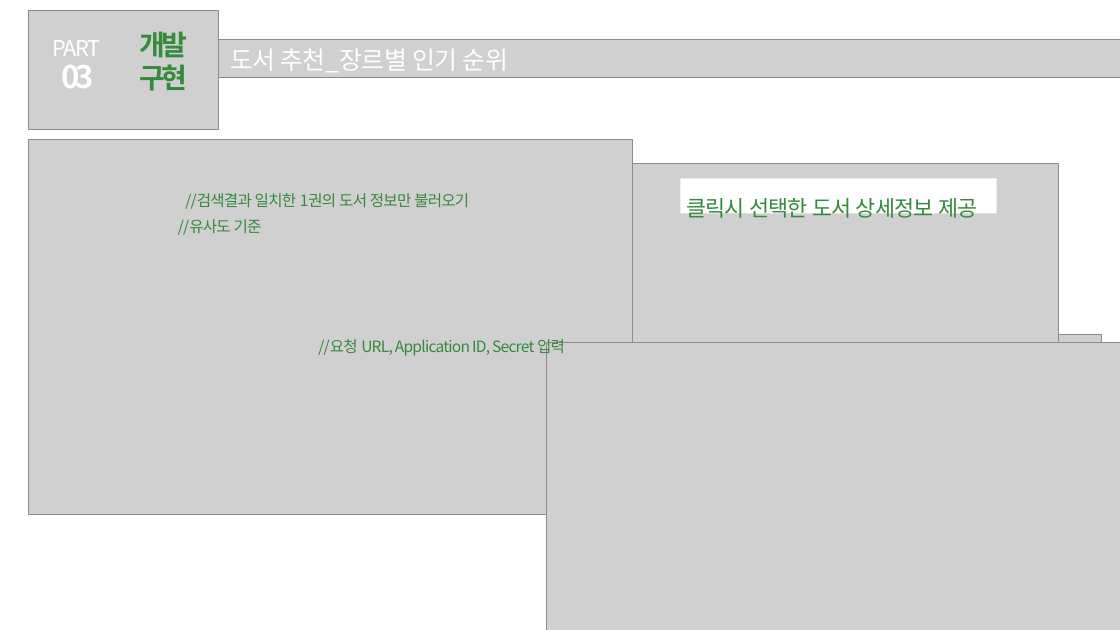
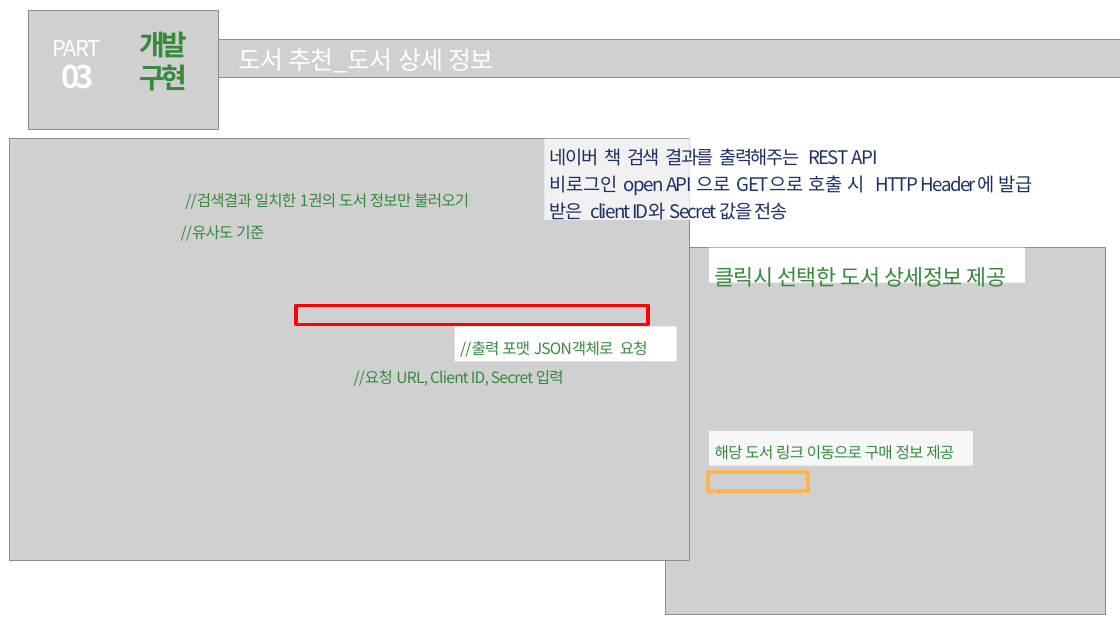
Before and after one commit to hanYijin/portfolio_2021, a slide deck: slide 10 of 공공도서관.pptx. Drawn at 1120x630 pixels with LibreOffice and Linux fonts; fonts in the diff are those of the drawing; grey boxes stand for pictures. Boxes give left, top, right and bottom in pixels: in the first picture for what was removed or moved away, otherwise in the second. Text is boxed around its words. In the diff, an @@ line names an element or a change of style, - is before the commit and + after.

```diff
--- a/공공도서관.pptx
+++ b/공공도서관.pptx
@@ text at box(238, 49, 494, 72): text changed @@
-도서 추천_장르별 인기 순위
+도서 추천_도서 상세 정보
@@ picture: place and size @@
-picture at box(28, 139, 632, 514)
+picture at box(9, 138, 689, 560)
@@ rectangle added at box(544, 138, 1037, 220), fill #FFFFFF at 71% opacity, 24 pt, text #1C2F69 @@
+네이버 책 검색 결과를 출력해주는 REST API
+비로그인 open API 으로 GET으로 호출 시 HTTP Header에 발급 받은 client ID와 Secret 값을 전송
@@ text "//유사도 기준": place and size @@
-text "//유사도 기준" at box(178, 219, 262, 235)
+text "//유사도 기준" at box(181, 225, 264, 241)
@@ picture: place and size @@
-picture at box(619, 164, 1058, 530)
+picture at box(666, 248, 1105, 614)
@@ rectangle "클릭시 선택한 도서 상세정보 제공": place and size @@
-rectangle "클릭시 선택한 도서 상세정보 제공" at box(680, 179, 997, 213)
+rectangle "클릭시 선택한 도서 상세정보 제공" at box(709, 248, 1025, 282)
@@ rectangle added at box(296, 306, 648, 325), outline #FF0000 4 pt @@
@@ rectangle added at box(455, 326, 677, 361), fill #FFFFFF, 20 pt, text #358A3C @@
+//출력 포맷 JSON객체로 요청
@@ picture removed at box(546, 342, 1120, 630) @@
@@ picture removed at box(611, 335, 1101, 609) @@
@@ text at box(354, 370, 564, 386): text changed @@
-//요청 URL, Application ID, Secret 입력
+//요청 URL, Client ID, Secret 입력
@@ rectangle added at box(709, 431, 973, 465), fill #FFFFFF at 83% opacity, 20 pt, text #358A3C @@
+해당 도서 링크 이동으로 구매 정보 제공
@@ rectangle added at box(708, 472, 808, 491), outline #FFB352 5 pt @@
```
Also in this commit, not shown: 2 other slides changed, 8 slides added, 10 slides removed, 18 other files.
